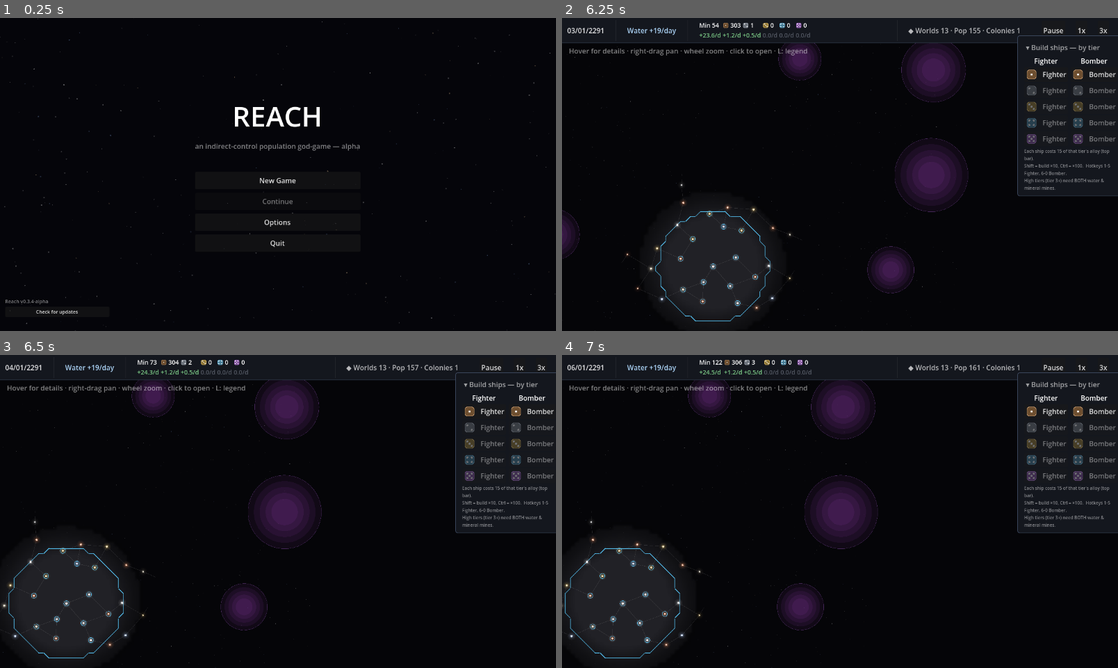
Above: before the commit, frames 1-4 (two rows, left to right).
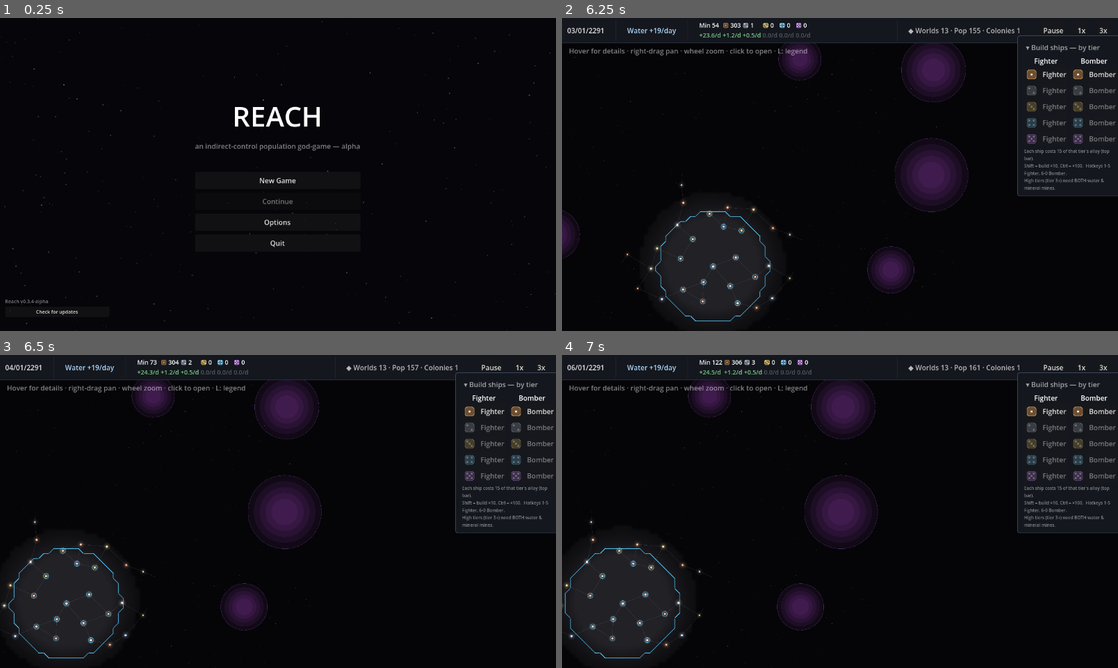
Above: after the commit, the same moments.

Repository: evyatarmitz/reach
Game: Godot game, scene res://menu/menu.tscn
The game is run twice, just before and just after one commit, with the same random seed, the same clock (stepped at 60 frames per second) and the same inputs.
Inputs (mouse positions are in pixels of both pictures, inside the frame that each line leads up to):
- Up to frame 1 (0.25 s): no input
- Up to frame 2 (6.25 s): click "New Game" at 0.5 s; click "Normal" at 1.25 s; click "Normal" at 2 s; click "Start" at 2.75 s; click "Begin" at 3.5 s; click "1x" at 4.25 s; click "3x" at 5 s; tap Enter at 5.75 s; move the mouse to (962, 158) at 5.77 s; hold Right from 5.78 s (still down); hold Ctrl from 5.78 s (still down); click (962, 158) at 5.92 s; tap Space at 6.02 s
- Up to frame 3 (6.5 s): keep holding Right; keep holding Ctrl
- Up to frame 4 (7 s): release Right at 6.5 s; release Ctrl at 6.5 s; tap Enter at 6.5 s; drag from (728, 527) to (812, 574) at 6.52 s

Frames 1-2 are identical in both runs. In frame 3, 0.2% of the frame differs, in the area x 1-23%, y 61-90%; in frame 4, nothing differs.

Commit message:
Gate founding on spare water flow, and show the water cost in the panel
Water is a flow: an empire's spare water/day = last tick's (income − demand). A new
colony draws its seed population's water plus the fixed per-colony overhead
(WATER_PER_COLONY, a flat 0.5 — NOT an exponential; a single extra colony adds that
half-unit of overhead, not 50% of empire-wide consumption). Founding — direct or via a
construction vessel — is now blocked unless the empire has that much spare water, so
expansion is limited by how much water territory you hold, not just alloys. The AI uses
the same gate (order_construction), no shortcut.

The planet panel now shows "Water: +X/day spare · a new colony needs Y/day" and, when
short, a ⚠ and a tooltip on the colonize button explaining to build more water mines
first. Tests: a water-gate test (no surplus blocks founding; enough surplus clears it),
and existing founding/AI/vessel scenarios seeded with water headroom so they exercise
the alloy/territory rules they mean to.

Diff:
--- a/desktop/game/main.gd
+++ b/desktop/game/main.gd
@@ -2493,14 +2493,23 @@
 		player_empire_id) else "\nOutside your influence."
 	var inbound := _builder_inbound(planet.id)
 	if planet.colony == null:
-		panel_body.text = "%s%s\n\nFounding costs %d alloys; a construction vessel carries it from your capital (can't cross enemy space).%s" \
+		# Water is a flow: show the empire's spare water/day and what this colony will
+		# draw, so founding into a deficit is a visible, deliberate choice (and blocked).
+		var surplus := sim.water_surplus_per_day(player_empire_id)
+		var need := sim.new_colony_water_per_day(player_empire_id)
+		var water_ok := surplus >= need
+		var water_line := "\n\nWater: %+.1f/day spare · a new colony needs %.1f/day%s" \
+			% [surplus, need, "" if water_ok else "  ⚠ not enough water"]
+		panel_body.text = "%s%s\n\nFounding costs %d alloys; a construction vessel carries it from your capital (can't cross enemy space).%s%s" \
 			% [deposit_line, influence_note, int(SimConstants.FOUND_COST_ALLOYS),
-				"\n⚙ vessel inbound…" if inbound else ""]
+				water_line, "\n⚙ vessel inbound…" if inbound else ""]
 		colonize_btn.visible = true
 		colonize_btn.text = "Send colony vessel (%d alloys)" \
 			% int(SimConstants.FOUND_COST_ALLOYS)
 		colonize_btn.disabled = not sim.can_order_construction(
 			player_empire_id, SimConstants.Build.COLONY, planet.id)
+		colonize_btn.tooltip_text = "" if water_ok \
+			else "Not enough spare water. Each colony draws water to survive; found more water mines (or shrink elsewhere) before expanding."
 	else:
 		var c := planet.colony
 		var status := "ESTABLISHED CITY" if c.established \
--- a/desktop/sim/sim.gd
+++ b/desktop/sim/sim.gd
@@ -766,9 +766,34 @@
 	e.spent_nat[tier] += amount
 
 
+# Water is a FLOW: surplus/day = last tick's (income − demand) normalized to one day.
+# It's the empire's spare water — how much a new colony can draw before the empire tips
+# into deficit (which shrinks population). Founding is gated on it so expansion is limited
+# by how much water territory you hold, not just alloys.
+func water_surplus_per_day(empire_id: int) -> float:
+	var e: Empire = empires.get(empire_id)
+	if e == null:
+		return 0.0
+	return (e.water_income - e.water_demand) / SimConstants.TICK_DAYS
+
+
+# Water/day a freshly-founded colony adds to demand: its seed population's draw plus the
+# fixed per-colony overhead (the sprawl cost, WATER_PER_COLONY — a flat 0.5, NOT an
+# exponential). Shown in the UI and used to gate founding.
+func new_colony_water_per_day(_empire_id: int) -> float:
+	return SimConstants.START_POP * SimConstants.WATER_PER_POP \
+		+ SimConstants.WATER_PER_COLONY
+
+
+# Enough spare water flow to supply one more colony? (income − demand covers its draw.)
+func has_water_for_new_colony(empire_id: int) -> bool:
+	return water_surplus_per_day(empire_id) >= new_colony_water_per_day(empire_id)
+
+
 func can_found_colony(empire_id: int, planet_id: int) -> bool:
 	var e: Empire = empires.get(empire_id)
 	return e != null and e.nat[0] >= SimConstants.FOUND_COST_ALLOYS \
+		and has_water_for_new_colony(empire_id) \
 		and _colony_target_ok(empire_id, planet_id)
 
 
@@ -851,6 +876,10 @@
 	var e: Empire = empires.get(empire_id)
 	if e == null or e.nat[0] < _construction_cost(build_type):
 		return false
+	# A colony draws water; don't dispatch one the empire can't supply (same gate as
+	# found_colony). Mines have no water cost, so they skip it.
+	if build_type == SimConstants.Build.COLONY and not has_water_for_new_colony(empire_id):
+		return false
 	if not _construction_target_ok(empire_id, build_type, target_id):
 		return false
 	var cap := most_populated_system(empire_id)
--- a/desktop/tests/run_tests.gd
+++ b/desktop/tests/run_tests.gd
@@ -27,6 +27,8 @@
 	var sim := Sim.new()
 	var e := sim.add_empire("Alpha", Color.WHITE)
 	e.nat[0] = 100000.0   # plenty of T1 alloy so construction never blocks these tests
+	e.water_income = 1000.0   # ample spare water flow so the founding water-gate never
+	                          # blocks these influence/gating tests (see has_water_for_new_colony)
 	var s1 := sim.add_system("Home")
 	s1.map_pos = Vector2.ZERO
 	var deposit_p := sim.add_planet(s1.id, "Home I")
@@ -48,6 +50,7 @@
 	_test_topology()
 	_test_procedural()
 	_test_founding()
+	_test_water_gate()
 	_test_influence_nonstacking()
 	_test_influence_gating()
 	_test_border_contest()
@@ -162,6 +165,25 @@
 		"failed founding costs nothing")
 
 
+func _test_water_gate() -> void:
+	# Founding is gated on spare water flow, not just alloys: an empire running no water
+	# surplus can't found even with alloys to burn; restore its water income and it can.
+	var sc := make_scenario()
+	var sim: Sim = sc.sim
+	var e: Empire = sc.e
+	e.water_income = 0.0   # no spare water flow
+	e.water_demand = 0.0
+	check(not sim.has_water_for_new_colony(e.id),
+		"an empire with no spare water flow can't supply a new colony")
+	check(not sim.can_found_colony(e.id, sc.plain_p.id),
+		"founding is blocked when there's no spare water, even with alloys")
+	e.water_income = sim.new_colony_water_per_day(e.id) * SimConstants.TICK_DAYS + 0.001
+	check(sim.has_water_for_new_colony(e.id),
+		"just enough spare water flow clears the gate")
+	check(sim.can_found_colony(e.id, sc.plain_p.id),
+		"founding succeeds once water covers the new colony's draw")
+
+
 func _test_influence_nonstacking() -> void:
 	var sc := make_scenario()
 	var sim: Sim = sc.sim
@@ -321,6 +343,7 @@
 	var sim := Sim.new()
 	var e := sim.add_empire("AI", Color.RED)
 	e.nat[0] = 10000.0
+	e.water_income = 1000.0   # spare water flow so the colony vessel clears the water gate
 	var home := sim.add_system("Home")
 	home.map_pos = Vector2.ZERO
 	sim.inject_colony(e.id, sim.add_planet(home.id, "Home I").id, 150.0, true)
@@ -753,6 +776,7 @@
 	var sim := Sim.new()
 	var e := sim.add_empire("C", Color.WHITE)
 	e.nat[0] = 100000.0
+	e.water_income = 1000.0   # spare water flow so the colony vessel clears the water gate
 	var a := sim.add_system("A")
 	a.map_pos = Vector2.ZERO
 	var b := sim.add_system("B")
@@ -773,6 +797,7 @@
 	var s2 := Sim.new()
 	var me := s2.add_empire("Me", Color.WHITE)
 	me.nat[0] = 100000.0
+	me.water_income = 1000.0   # water headroom so enemy territory is the ONLY blocker tested
 	var foe := s2.add_empire("Foe", Color.RED)
 	var sa := s2.add_system("A")
 	sa.map_pos = Vector2.ZERO
